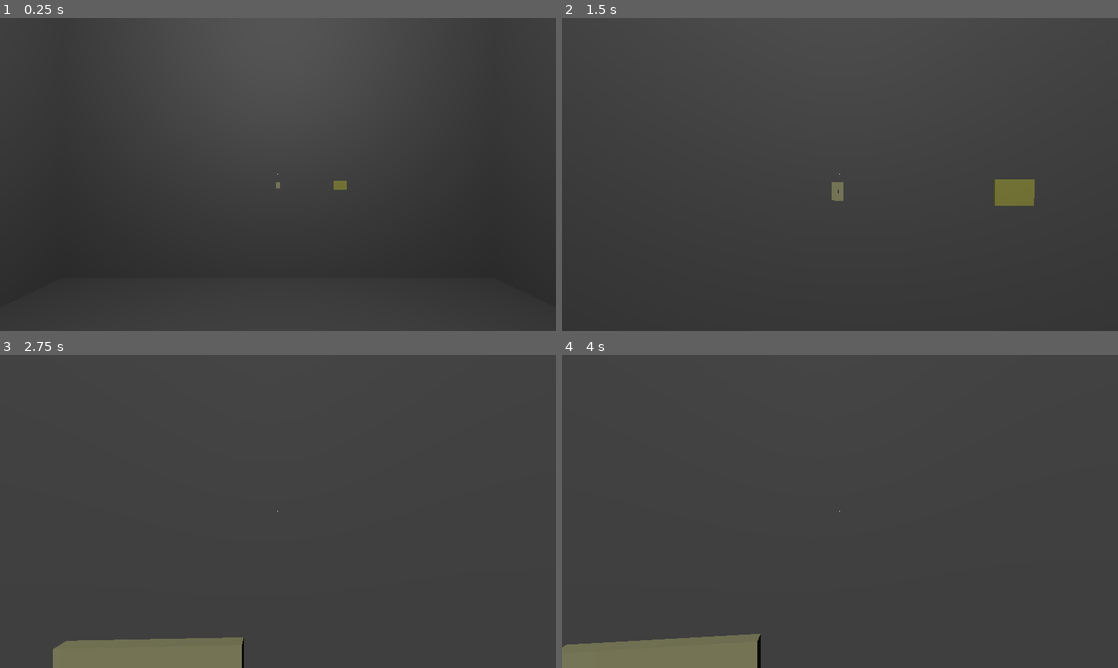
Above: before the commit, frames 1-4 (two rows, left to right).
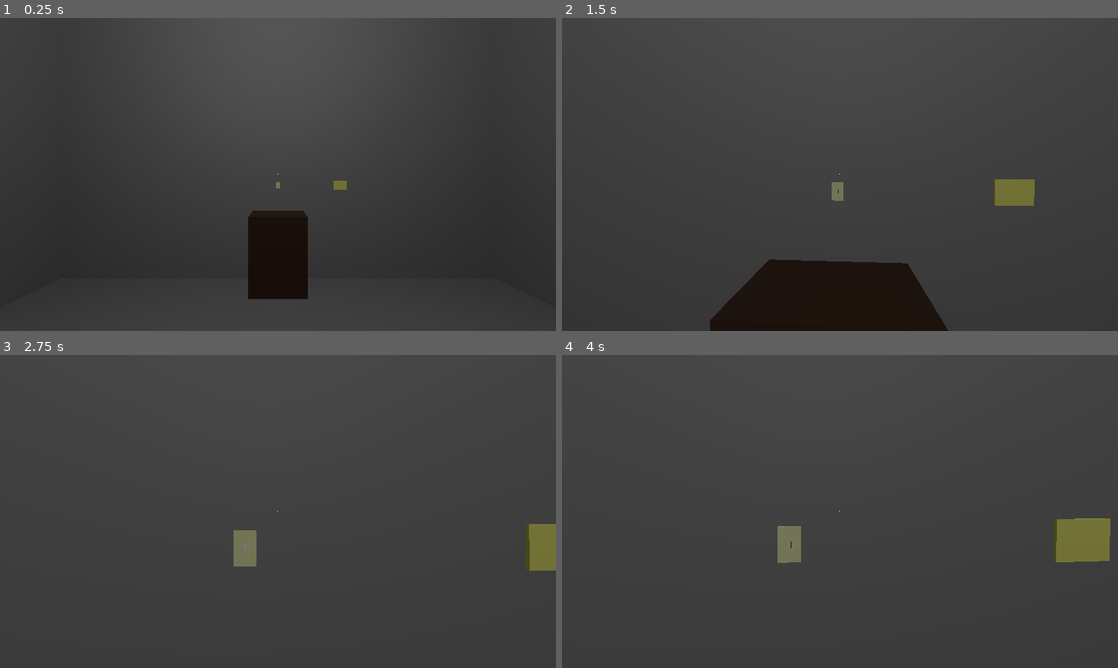
Above: after the commit, the same moments.

Repository: kaikzyx/ermo
Game: Godot game, scene res://source/main/main.tscn
The game is run twice, just before and just after one commit, with the same random seed, the same clock (stepped at 60 frames per second) and the same inputs.
Inputs (mouse positions are in pixels of both pictures, inside the frame that each line leads up to):
- Up to frame 1 (0.25 s): no input
- Up to frame 2 (1.5 s): tap Enter at 0.5 s; move the mouse to (867, 174) at 0.52 s; hold W (forward) from 0.53 s (still down); tap E (interact) at 0.6, 1.35 s; move the mouse to (812, 174) at 1.27 s
- Up to frame 3 (2.75 s): keep holding W (forward); move the mouse to (289, 505) at 2.02 s; tap Backspace (stop_inspect) at 2.1 s; tap E (interact) at 2.3 s
- Up to frame 4 (4 s): keep holding W (forward); tap Space at 2.75 s; move the mouse to (834, 517) at 2.77 s; tap E (interact) at 2.85, 3.6 s; tap Enter at 3.5 s; move the mouse to (878, 514) at 3.52 s

The runs differ from the first frame. In frame 1, 3.0% of the frame differs, in the area x 44-56%, y 61-90%; in frame 2, 7.7%, in the area x 26-85%, y 57-100%; in frame 3, 4.4%; in frame 4, 5.2%.

Commit message:
Added cabinet interactable, messageable interaction and interface to show messages.

Diff:
--- /dev/null
+++ b/source/interaction/interactions/messageable.gd
@@ -0,0 +1,6 @@
+class_name Messageable extends Interaction
+
+@export_multiline var message: String = ""
+
+func interact(_interator: Interator) -> void:
+	Global.main.messages.sent(message)
--- /dev/null
+++ b/source/interface/messages_interface.gd
@@ -0,0 +1,14 @@
+class_name MessagesInterface extends Control
+
+@onready var _container: VBoxContainer = $Container
+
+func sent(message: StringName) -> void:
+	# shows a message for a while and then erases it.
+	if message.is_empty(): return
+
+	var label: Label = Label.new()
+	label.text = message
+	_container.add_child(label)
+
+	await get_tree().create_timer(1).timeout
+	label.queue_free()
--- /dev/null
+++ b/source/interface/messages_interface.tscn
@@ -0,0 +1,19 @@
+[gd_scene load_steps=2 format=3 uid="uid://bccth4htsbm6p"]
+
+[ext_resource type="Script" path="res://source/interface/messages_interface.gd" id="1_vac74"]
+
+[node name="MessagesInterface" type="Control"]
+layout_mode = 3
+anchors_preset = 15
+anchor_right = 1.0
+anchor_bottom = 1.0
+grow_horizontal = 2
+grow_vertical = 2
+script = ExtResource("1_vac74")
+
+[node name="Container" type="VBoxContainer" parent="."]
+layout_mode = 1
+offset_left = 25.0
+offset_top = 25.0
+offset_right = 106.0
+offset_bottom = 156.0
--- a/source/main/main.gd
+++ b/source/main/main.gd
@@ -1,6 +1,7 @@
 class_name Main extends Node3D
 
 @onready var interface: CanvasLayer = $Interface
+@onready var messages: MessagesInterface = $Interface/MessagesInterface
 var resting: bool = true
 
 var _scene_aim_interface: PackedScene = load("res://source/interface/aim_interface.tscn")
--- a/source/main/main.tscn
+++ b/source/main/main.tscn
@@ -1,8 +1,9 @@
-[gd_scene load_steps=5 format=3 uid="uid://ca0s6nwdkrvfw"]
+[gd_scene load_steps=6 format=3 uid="uid://ca0s6nwdkrvfw"]
 
 [ext_resource type="PackedScene" uid="uid://bdp78c0tt0nxf" path="res://source/map/map.tscn" id="1_sdtj2"]
 [ext_resource type="Script" path="res://source/main/main.gd" id="1_yqr8r"]
 [ext_resource type="PackedScene" uid="uid://dj0iyk8t13mtc" path="res://source/player/player.tscn" id="2_7tfq4"]
+[ext_resource type="PackedScene" uid="uid://bccth4htsbm6p" path="res://source/interface/messages_interface.tscn" id="4_fo10k"]
 
 [sub_resource type="Environment" id="Environment_mdpnj"]
 background_mode = 1
@@ -22,3 +23,5 @@
 transform = Transform3D(1, 0, 0, 0, 1, 0, 0, 0, 1, 0, 1.13575, 0)
 
 [node name="Interface" type="CanvasLayer" parent="."]
+
+[node name="MessagesInterface" parent="Interface" instance=ExtResource("4_fo10k")]
--- a/source/map/map.tscn
+++ b/source/map/map.tscn
@@ -1,9 +1,10 @@
-[gd_scene load_steps=5 format=3 uid="uid://bdp78c0tt0nxf"]
+[gd_scene load_steps=6 format=3 uid="uid://bdp78c0tt0nxf"]
 
 [ext_resource type="MeshLibrary" uid="uid://d4g23fr0wjfo" path="res://assets/tile_set.tres" id="1_rkriy"]
 [ext_resource type="PackedScene" uid="uid://cak0xen2x4vpj" path="res://source/objects/interactables/light_switch.tscn" id="2_4ohdw"]
 [ext_resource type="PackedScene" uid="uid://c4u5318gr0unv" path="res://source/objects/light_buld.tscn" id="3_eeqq3"]
 [ext_resource type="PackedScene" uid="uid://c7ln0150vyphq" path="res://source/objects/interactables/letter.tscn" id="4_p4yew"]
+[ext_resource type="PackedScene" uid="uid://rl7a11lbjxog" path="res://source/objects/interactables/cabinet.tscn" id="5_nwskd"]
 
 [node name="Map" type="Node3D"]
 
@@ -27,3 +28,6 @@
 
 [node name="Letter" parent="." instance=ExtResource("4_p4yew")]
 transform = Transform3D(1, 0, 0, 0, 1, 0, 0, 0, 1, 1, 1.5, -3.49)
+
+[node name="Cabinet" parent="." instance=ExtResource("5_nwskd")]
+transform = Transform3D(1, 0, 0, 0, 1, 0, 0, 0, 1, 0, 0.55, -3.2)
--- /dev/null
+++ b/source/objects/interactables/cabinet.tscn
@@ -0,0 +1,35 @@
+[gd_scene load_steps=8 format=3 uid="uid://rl7a11lbjxog"]
+
+[ext_resource type="PackedScene" uid="uid://durji13r85fax" path="res://source/interaction/interactable.tscn" id="1_3kktx"]
+[ext_resource type="Script" path="res://source/interaction/interactions/interaction.gd" id="2_7rjd1"]
+[ext_resource type="Script" path="res://source/interaction/interactions/messageable.gd" id="3_4osr4"]
+
+[sub_resource type="BoxShape3D" id="BoxShape3D_jefjq"]
+size = Vector3(0.8, 1.1, 0.5)
+
+[sub_resource type="StandardMaterial3D" id="StandardMaterial3D_61uqw"]
+albedo_color = Color(0.266667, 0.168627, 0.109804, 1)
+
+[sub_resource type="BoxMesh" id="BoxMesh_2yes2"]
+material = SubResource("StandardMaterial3D_61uqw")
+size = Vector3(0.8, 1.1, 0.5)
+
+[sub_resource type="Resource" id="Resource_qsuax"]
+script = ExtResource("3_4osr4")
+message = "It is locked."
+
+[node name="Cabinet" type="StaticBody3D"]
+collision_mask = 0
+
+[node name="Collision" type="CollisionShape3D" parent="."]
+shape = SubResource("BoxShape3D_jefjq")
+
+[node name="Mesh" type="MeshInstance3D" parent="."]
+mesh = SubResource("BoxMesh_2yes2")
+
+[node name="Interactable" parent="." instance=ExtResource("1_3kktx")]
+message = &"Open."
+interactions = Array[ExtResource("2_7rjd1")]([SubResource("Resource_qsuax")])
+
+[node name="Collision" type="CollisionShape3D" parent="Interactable"]
+shape = SubResource("BoxShape3D_jefjq")
Not shown: 2 places in assets/tile_set.tres that only renumber resources
